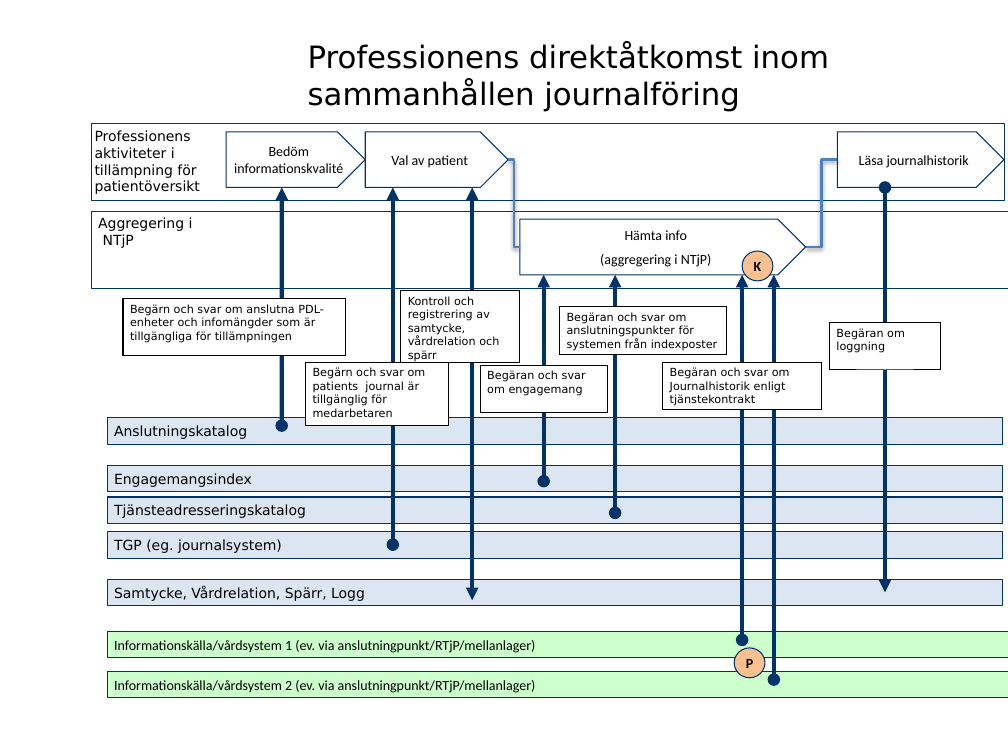
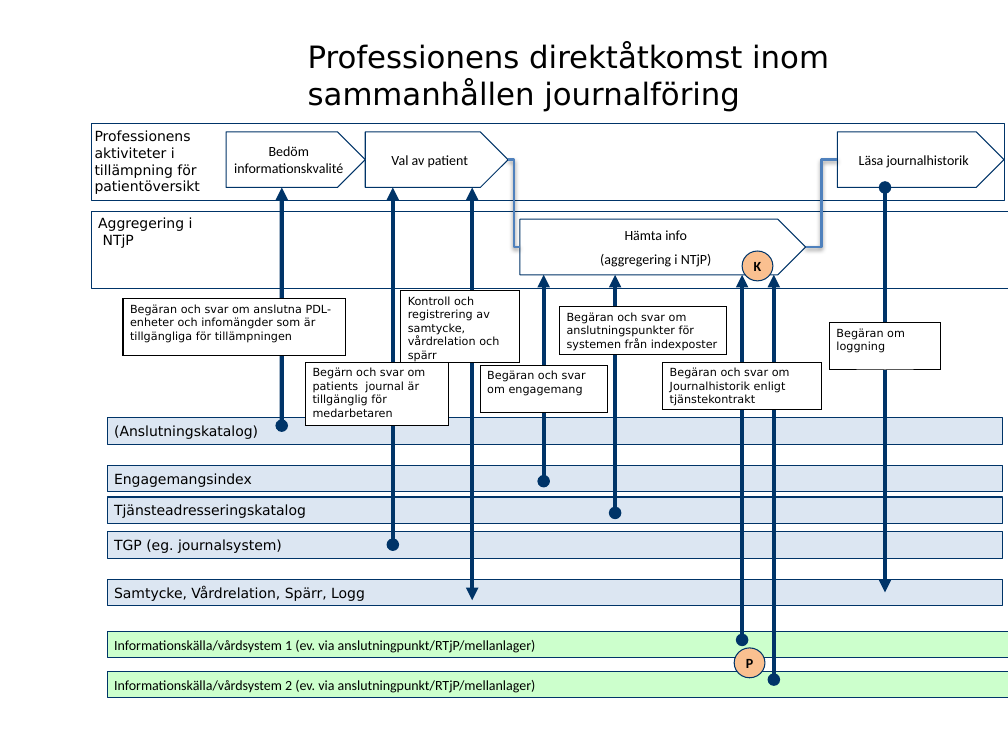
Before and after one commit to admstar/rivta, a slide deck: slide 3 of ServiceInteractions/riv/clinicalprocess/healthcond/description/trunk/docs/TD_clinicalprocess_healthcond_description.pptx. Drawn at 1008x756 pixels with LibreOffice and Linux fonts; fonts in the diff are those of the drawing; background and template pictures are left out. Boxes give left, top, right and bottom in pixels: in the first picture for what was removed or moved away, otherwise in the second. Text is boxed around its words. In the diff, an @@ line names an element or a change of style, - is before the commit and + after.

```diff
--- a/ServiceInteractions/riv/clinicalprocess/healthcond/description/trunk/docs/TD_clinicalprocess_healthcond_description.pptx
+++ b/ServiceInteractions/riv/clinicalprocess/healthcond/description/trunk/docs/TD_clinicalprocess_healthcond_description.pptx
@@ text in rectangle at box(130, 304, 332, 343): text changed @@
-Begärn och svar om anslutna PDL-enheter och infomängder som är tillgängliga för tillämpningen
+Begäran och svar om anslutna PDL-enheter och infomängder som är tillgängliga för tillämpningen
@@ text in rectangle at box(114, 425, 258, 439): text changed @@
-Anslutningskatalog
+(Anslutningskatalog)
```
Also in this commit, not shown: 2 other slides changed, 1 other file.
